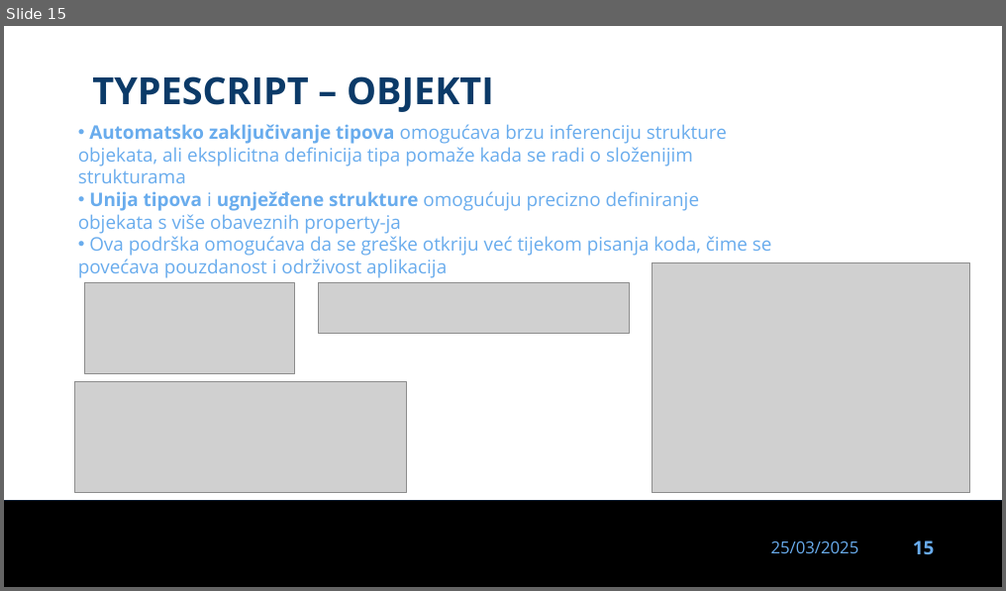
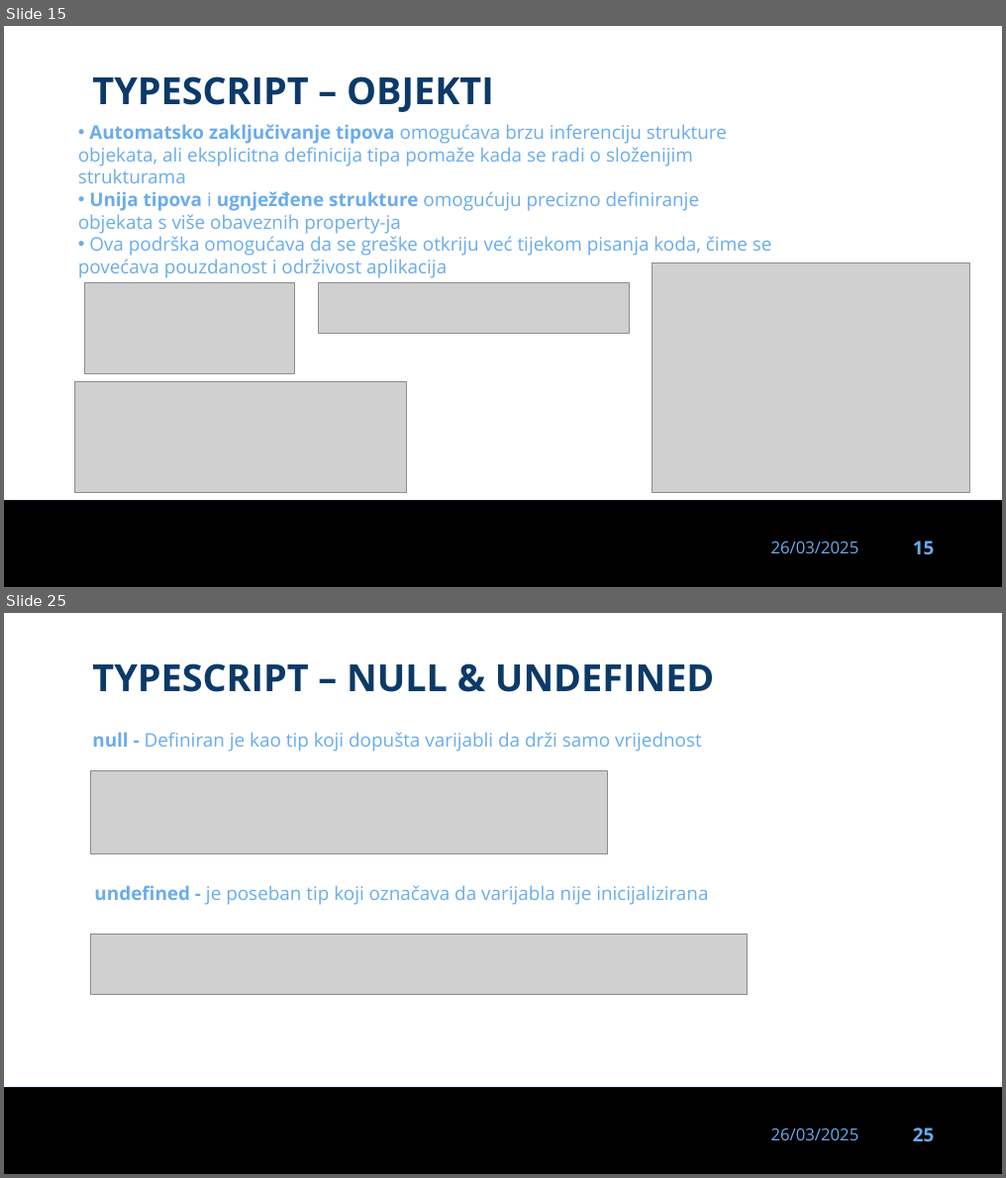
Before and after one commit to dinoDuvnjak/CTK, a slide deck: Bootcamp/typescript/typescript-uvod.pptx. Shown one above the other, each under a label of ours: slide 15 before the commit, slides 15 and 25 after it; the slides between them are not shown. The pictures are 1006x591 and 1006x1178 pixels, drawn with LibreOffice and Linux fonts; fonts in the diff are those of the drawing; grey boxes stand for pictures; background and template pictures are left out. Boxes give left, top, right and bottom in pixels: in the first picture for what was removed or moved away, otherwise in the second. Text is boxed around its words. In the diff, an @@ line names an element or a change of style, - is before the commit and + after.

Commit message:
typescript wip

```diff
--- a/Bootcamp/typescript/typescript-uvod.pptx
+++ b/Bootcamp/typescript/typescript-uvod.pptx
@@ slide 25 added at box(4, 613, 1002, 1174), background #FFFFFF; not listed: 3 template elements that a slide beside it also shows @@
@@ text added at box(92, 663, 714, 692), 36 pt, text #0B3A68, bold @@
+TYPESCRIPT – NULL & UNDEFINED
@@ text added at box(92, 732, 702, 752), 18 pt, text #69ACED @@
+null - Definiran je kao tip koji dopušta varijabli da drži samo vrijednost
@@ picture added at box(90, 771, 608, 854) @@
@@ text added at box(94, 885, 708, 905), 18 pt, text #69ACED @@
+undefined - je poseban tip koji označava da varijabla nije inicijalizirana
@@ picture added at box(90, 934, 747, 995) @@
@@ slide 15 changed as well @@
@@ text at box(771, 542, 859, 554): text changed @@
-25/03/2025
+26/03/2025
```
Also in this commit, not shown: 14 other slides changed, 13 other slides added, 1 slide removed, 8 other files.
